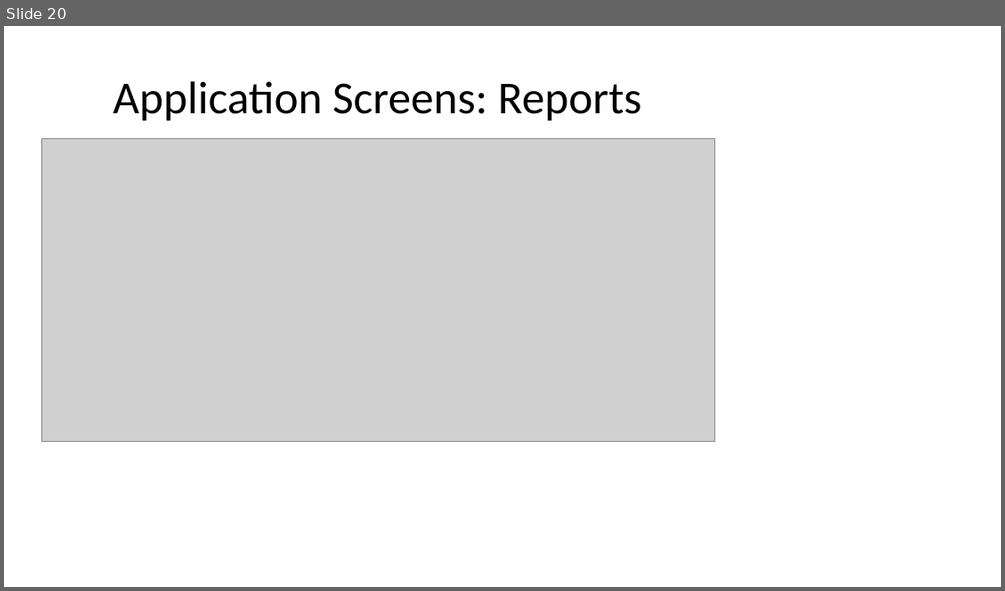
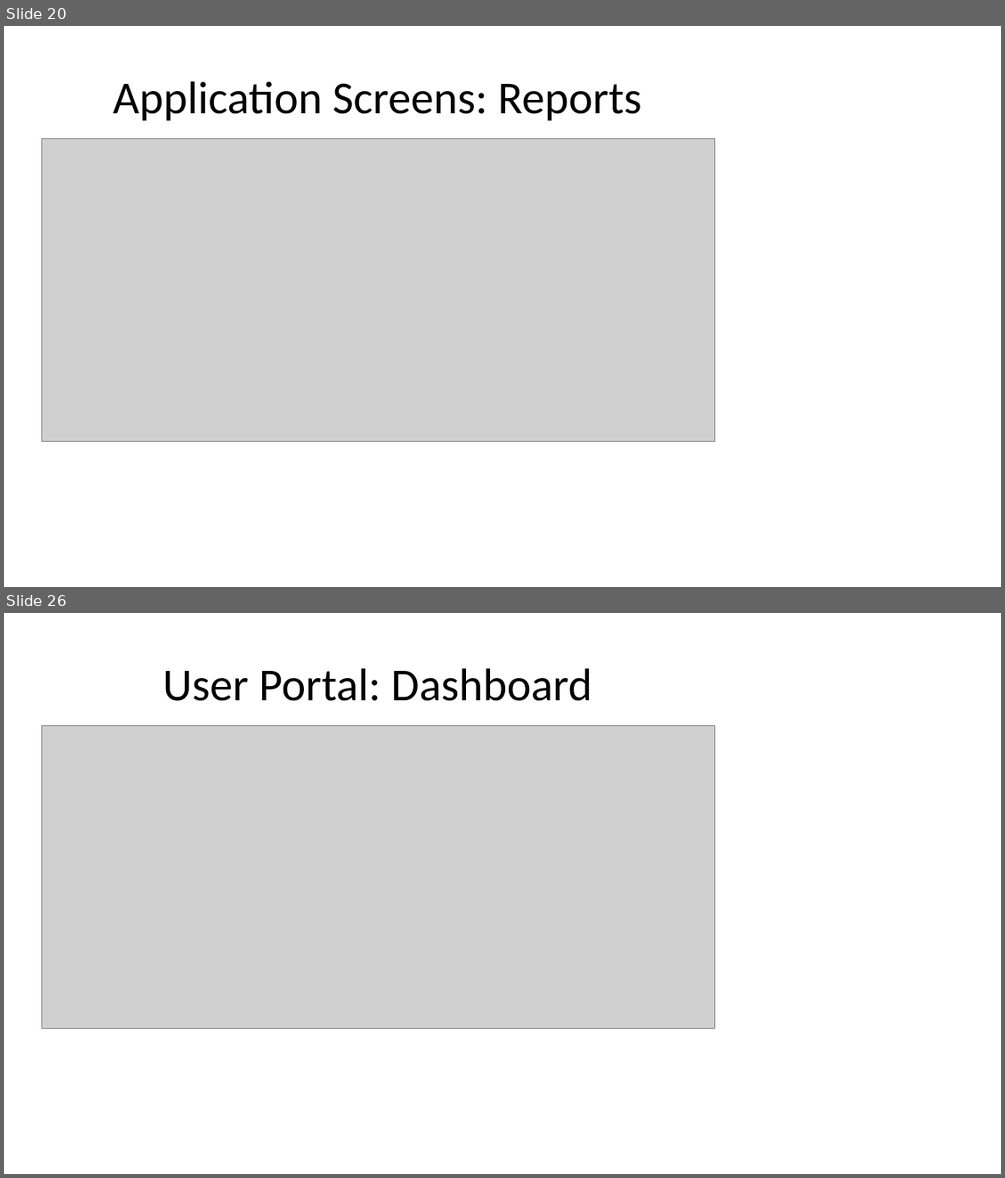
Before and after one commit to 0x0prateek/Blood-Donation-Camp-System, a slide deck: DotLife_Presentation.pptx. Shown one above the other, each under a label of ours: slide 20 before the commit, slides 20 and 26 after it; the slides between them are not shown. The pictures are 1005x591 and 1005x1178 pixels, drawn with LibreOffice and Linux fonts; fonts in the diff are those of the drawing; grey boxes stand for pictures. Boxes give left, top, right and bottom in pixels: in the first picture for what was removed or moved away, otherwise in the second. Text is boxed around its words. In the diff, an @@ line names an element or a change of style, - is before the commit and + after.

Commit message:
docs: add website and user portal screenshots to presentation

```diff
--- a/DotLife_Presentation.pptx
+++ b/DotLife_Presentation.pptx
@@ slide 26 added at (x1=4, y1=613, x2=1001, y2=1174), background #FFFFFF @@
@@ title added at (x1=162, y1=668, x2=592, y2=701), 44 pt, text #000000 @@
+User Portal: Dashboard
@@ picture added at (x1=41, y1=725, x2=714, y2=1029) @@
```
Also in this commit, not shown: 1 slide changed, 9 other slides added.
